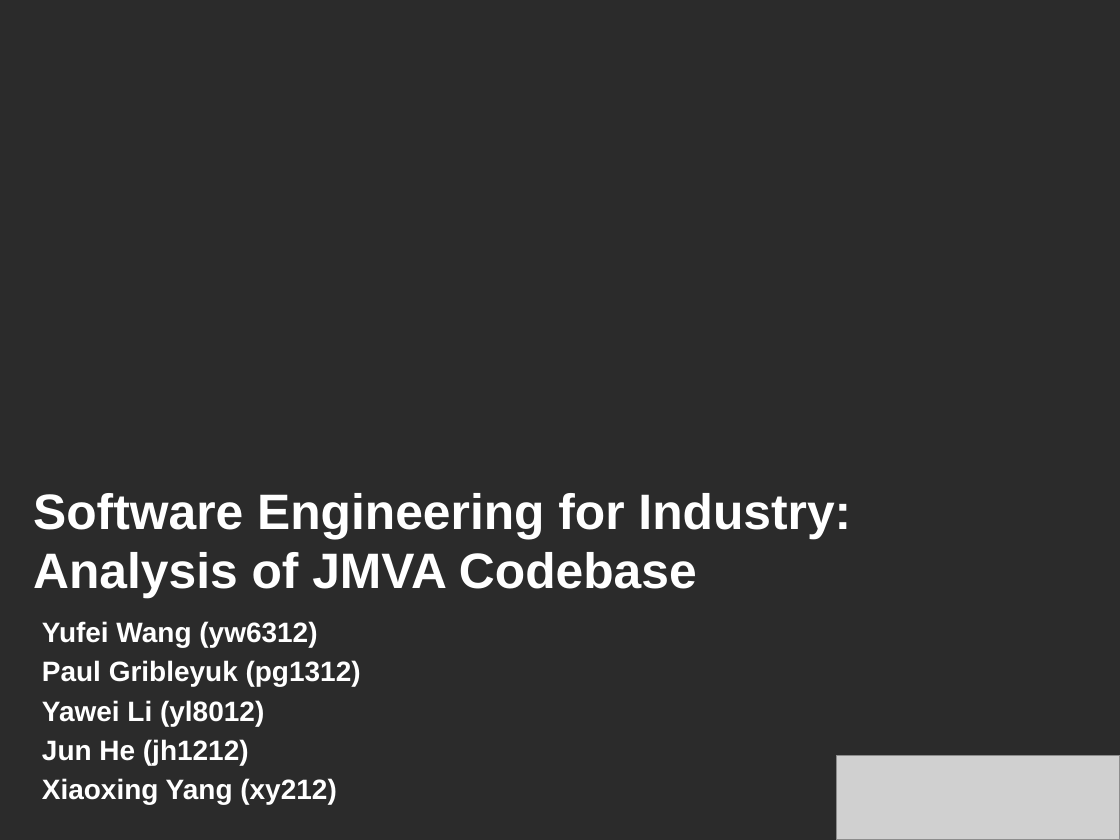
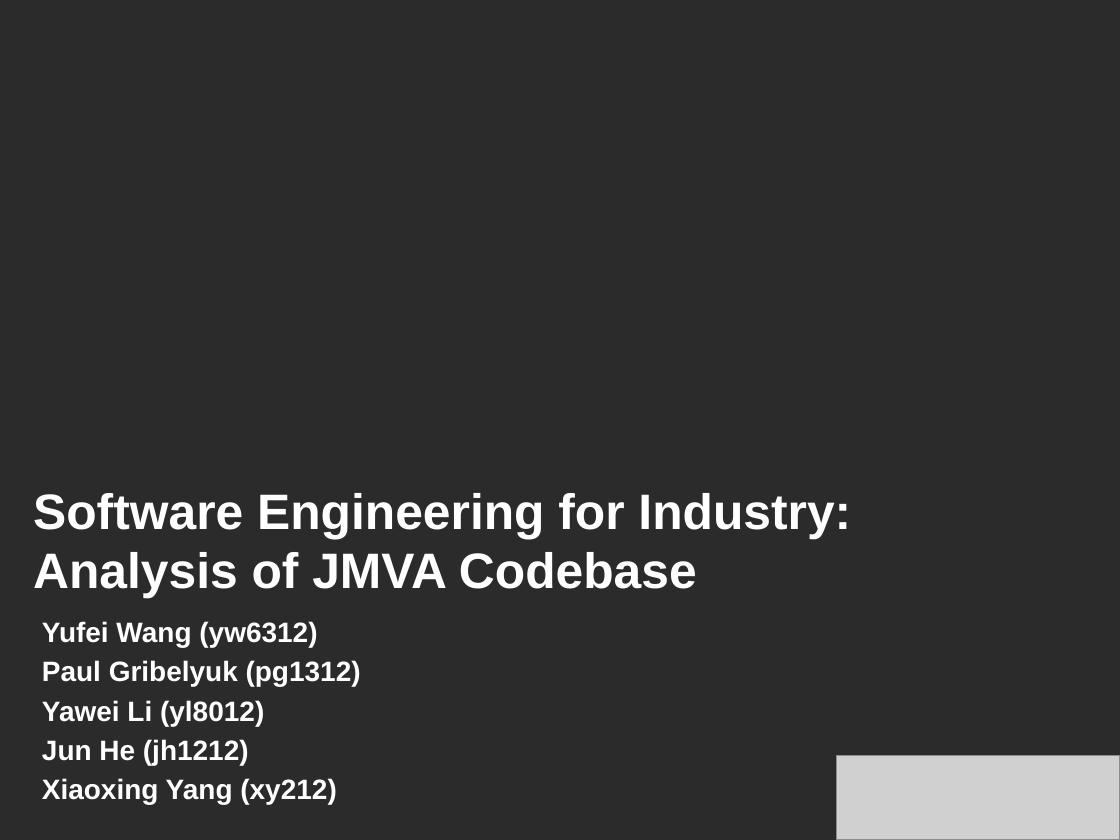
Before and after one commit to pavelgrib/SE_CW1, a slide deck: slide 1 of jmva_presentation_new.pptx. Drawn at 1120x840 pixels with LibreOffice and Linux fonts; fonts in the diff are those of the drawing; grey boxes stand for pictures; background and template pictures are left out; a plain dark background stands for a picture behind light text. Boxes give left, top, right and bottom in pixels: in the first picture for what was removed or moved away, otherwise in the second. Text is boxed around its words. In the diff, an @@ line names an element or a change of style, - is before the commit and + after.

```diff
--- a/jmva_presentation_new.pptx
+++ b/jmva_presentation_new.pptx
@@ subtitle at (x1=42, y1=660, x2=361, y2=687): text changed @@
-Paul Gribleyuk (pg1312)
+Paul Gribelyuk (pg1312)
```
Also in this commit, not shown: 1 other slide changed, 1 slide added.
